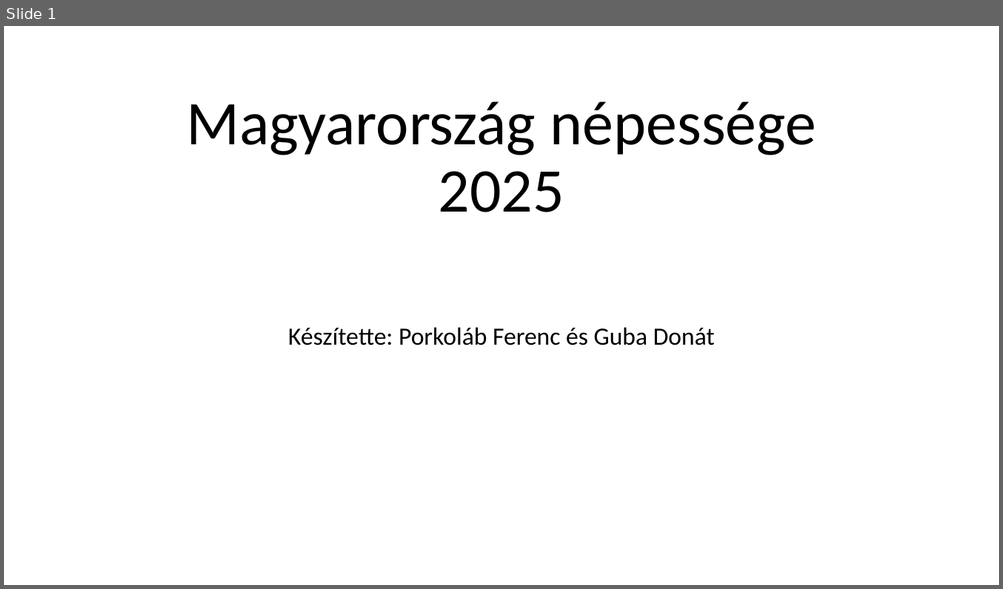
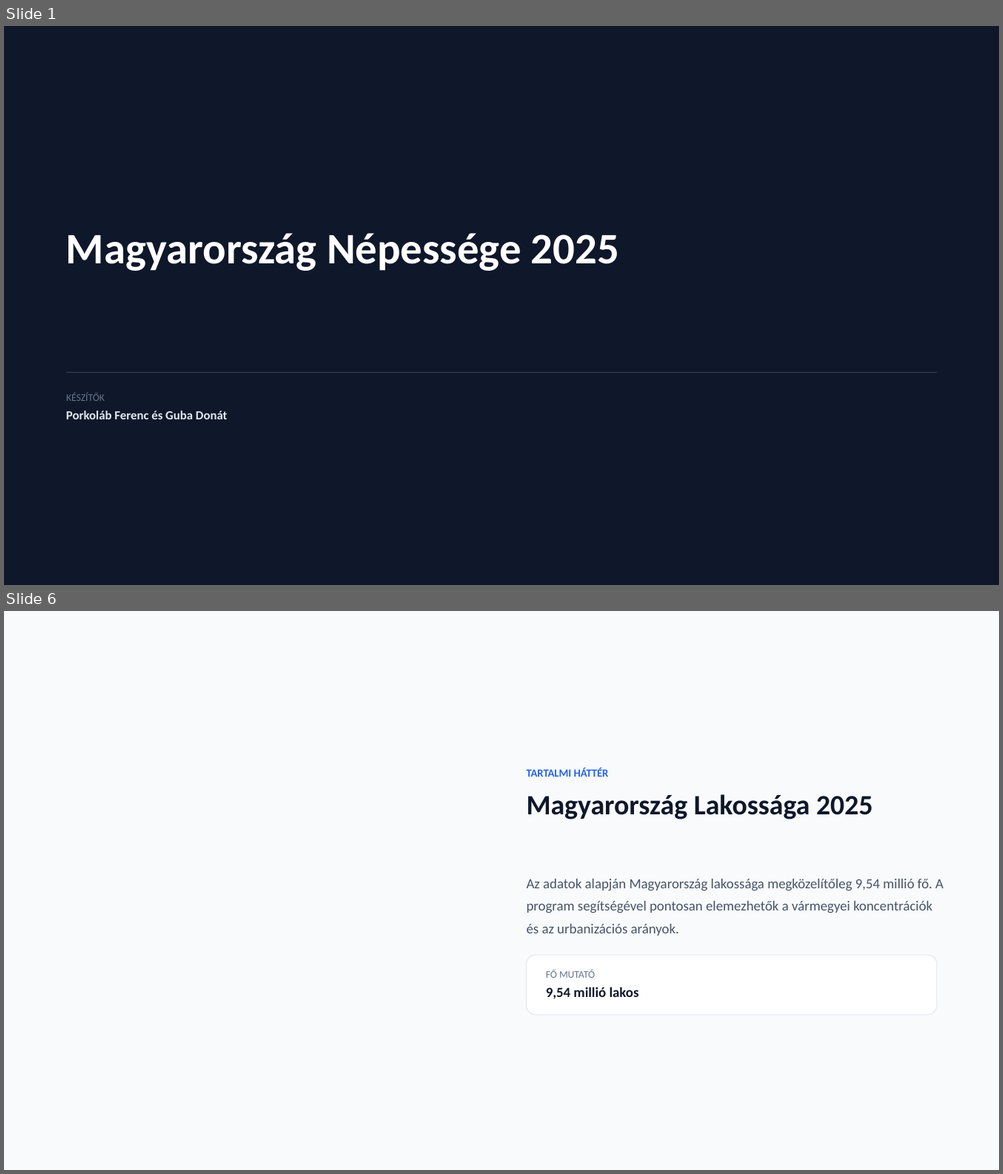
Before and after one commit to FRXTSY/Nepesseg, a slide deck: Magyarország népessége 2025.pptx. Shown one above the other, each under a label of ours: slide 1 before the commit, slides 1 and 6 after it; the slides between them are not shown. The pictures are 1003x589 and 1003x1174 pixels, drawn with LibreOffice and Linux fonts; fonts in the diff are those of the drawing; background and template pictures are left out. Boxes give left, top, right and bottom in pixels: in the first picture for what was removed or moved away, otherwise in the second. Text is boxed around its words. In the diff, an @@ line names an element or a change of style, - is before the commit and + after.

```diff
--- a/Magyarország népessége 2025.pptx
+++ b/Magyarország népessége 2025.pptx
@@ slide 6 added at (x1=4, y1=611, x2=999, y2=1170), background #F8FAFC @@
@@ text added at (x1=526, y1=768, x2=609, y2=777), 10.5 pt, text #2563EB, bold @@
+TARTALMI HÁTTÉR
@@ text added at (x1=526, y1=795, x2=873, y2=820), 27 pt, text #0F172A, bold @@
+Magyarország Lakossága 2025
@@ text added at (x1=526, y1=879, x2=943, y2=936), 13.5 pt, text #475569 @@
+Az adatok alapján Magyarország lakossága megközelítőleg 9,54 millió fő. A program segítségével pontosan elemezhetők a vármegyei koncentrációk és az urbanizációs arányok.
@@ rounded rectangle added at (x1=526, y1=955, x2=936, y2=1014), fill #FFFFFF, outline #E2E8F0 0.75 pt @@
@@ text added at (x1=546, y1=969, x2=595, y2=978), 9.8 pt, text #64748B @@
+FŐ MUTATÓ
@@ text added at (x1=546, y1=987, x2=639, y2=999), 13.5 pt, text #0F172A, bold @@
+9,54 millió lakos
@@ slide 1 changed as well @@
@@ background picture (left out) to #0F172A @@
@@ text "Magyarország Népessége 2025" at (x1=66, y1=233, x2=619, y2=271): vertical alignment bottom to top @@
@@ text at (x1=66, y1=233, x2=619, y2=271): text changed; size 60 to 42 pt; text colour #000000 to #FFFFFF; bold on @@
-Magyarország népessége 2025
+Magyarország Népessége 2025
@@ rectangle added at (x1=66, y1=372, x2=936, y2=373), fill #334155 @@
@@ text added at (x1=66, y1=393, x2=105, y2=401), 9.8 pt, text #64748B @@
+KÉSZÍTŐK
@@ text at (x1=66, y1=411, x2=227, y2=420): text changed; size 24 to 12 pt; text colour #000000 to #E2E8F0; bold on @@
-Készítette: Porkoláb Ferenc és Guba Donát
+Porkoláb Ferenc és Guba Donát
```
Also in this commit, not shown: 5 other slides added, 4 slides removed, 1 other file.
